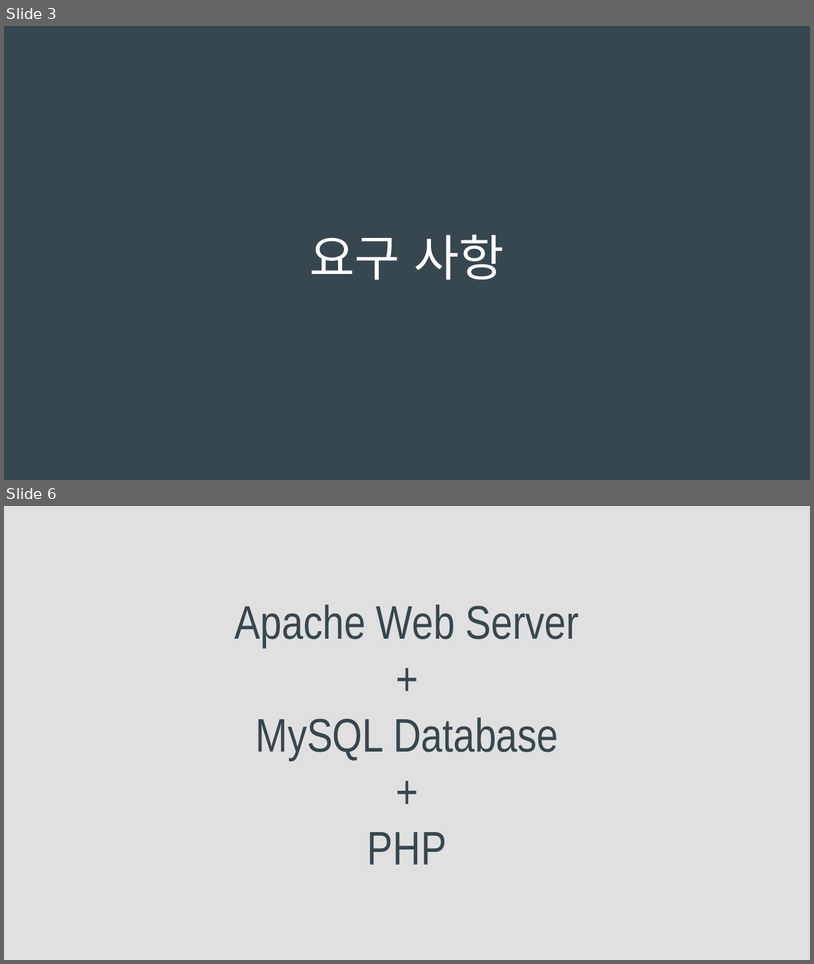
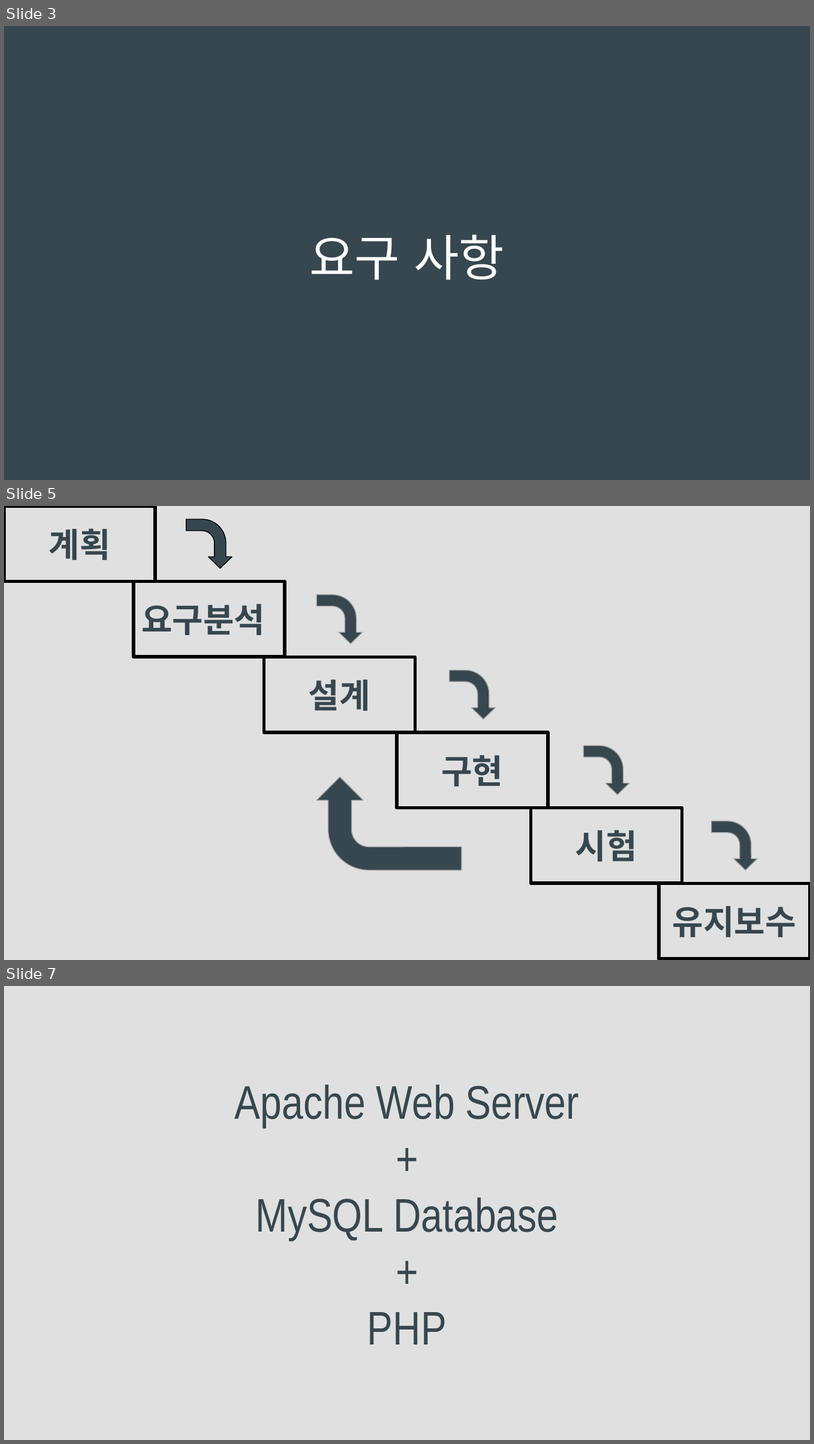
Before and after one commit to jangseokgyu/ossw_cardnews, a slide deck: OSSW-PPT.pptx. Shown one above the other, each under a label of ours: slides 3 and 6 before the commit, slides 3, 5 and 7 after it; the slides between them are not shown. The pictures are 814x964 and 814x1444 pixels, drawn with LibreOffice and Linux fonts; fonts in the diff are those of the drawing. Boxes give left, top, right and bottom in pixels: in the first picture for what was removed or moved away, otherwise in the second. Text is boxed around its words. In the diff, an @@ line names an element or a change of style, - is before the commit and + after.

```diff
--- a/OSSW-PPT.pptx
+++ b/OSSW-PPT.pptx
@@ slide 5 added at (4,506,810,960), background #E0E0E0 @@
@@ title added at (4,506,156,582), outline #000000 3 pt, 30 pt, text #37474F, bold @@
+계획
@@ bent arrow added at (186,519,232,568), fill #37474F, outline #000000 0.75 pt @@
@@ title added at (134,582,285,658), outline #000000 3 pt, 30 pt, text #37474F, bold @@
+요구분석
@@ bent arrow added at (317,595,363,644), fill #37474F, outline #9E9E9E 0.75 pt @@
@@ title added at (264,657,415,733), outline #000000 3 pt, 30 pt, text #37474F, bold @@
+설계
@@ bent arrow added at (450,670,496,719), fill #37474F, outline #9E9E9E 0.75 pt @@
@@ title added at (397,733,548,808), outline #000000 3 pt, 30 pt, text #37474F, bold @@
+구현
@@ bent arrow added at (584,745,630,795), fill #37474F, outline #9E9E9E 0.75 pt @@
@@ bent arrow added at (317,777,462,870), fill #37474F, outline #9E9E9E 0.75 pt @@
@@ title added at (531,808,683,883), outline #000000 3 pt, 30 pt, text #37474F, bold @@
+시험
@@ bent arrow added at (712,820,758,870), fill #37474F, outline #9E9E9E 0.75 pt @@
@@ title added at (659,883,810,959), outline #000000 3 pt, 30 pt, text #37474F, bold @@
+유지보수
@@ what was slide 6 is now slide 7 @@
```
Also in this commit, not shown: 3 slides changed, 3 other slides added, 1 slide removed, 1 other file.
